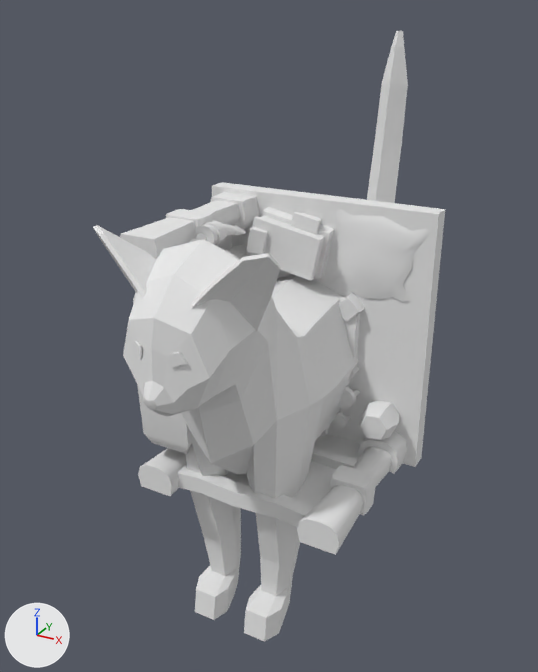
What one commit did to the OBJ model models/cat.obj.
One viewpoint serves both versions: a 50 mm camera at (1.74, -3.54, 1.66) aimed at (-0.13, -0.14, -0.04). Lighting does not change. The marker at lower left points along +X, +Y and +Z. Where no turn or scale is listed for an object, it has been applied to the vertices.

Script lines for the objects in view, before the commit:
```python
me_mesh_all1_texture1_0 = bpy.data.meshes.new('mesh_all1_Texture1_0')
me_mesh_all1_texture1_0.from_pydata(...)  # 2554 vertices, 3828 faces; spans x -0.585..0.742, y -0.925..0.108, z -0.721..0.74
me_mesh_all1_texture1_0.materials.append(mat_texture1)  # white #e7e7e7
me_mesh_kitten = bpy.data.meshes.new('Mesh_Kitten')
me_mesh_kitten.from_pydata(...)  # 338 vertices, 325 faces; spans x -0.45..0.45, y -1.41..1.41, z -1.53..1.53
me_mesh_kitten.materials.append(mat_lambert2sg)  # white #e7e7e7
ob_mesh_all1_texture1_0 = bpy.data.objects.new('mesh_all1_Texture1_0', me_mesh_all1_texture1_0)
ob_mesh_all1_texture1_0.location = (0.0, 0.0, 0.0)
ob_mesh_kitten = bpy.data.objects.new('Mesh_Kitten', me_mesh_kitten)
ob_mesh_kitten.location = (0.0, 0.0, 0.0)
```
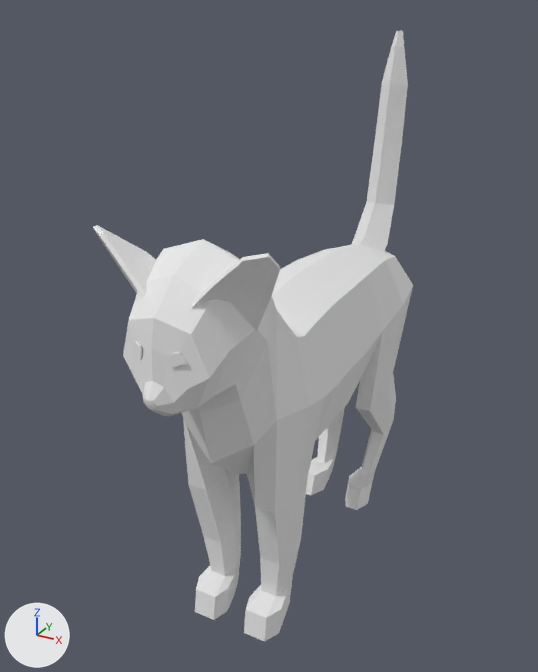
The change, as JSON lines over the scene's bpy script:
```json
{"op": "remove", "block": "ob_mesh_all1_texture1_0", "code": ["ob_mesh_all1_texture1_0 = bpy.data.objects.new('mesh_all1_Texture1_0', me_mesh_all1_texture1_0)", "ob_mesh_all1_texture1_0.location = (0.0, 0.0, 0.0)"]}
```

Changed parts and their boxes (x1, y1, x2, y2) in the pictures (538 x 672 px):
```json
{"object": "mesh_all1_Texture1_0", "change": "deleted", "before": [120, 182, 445, 555]}
```
